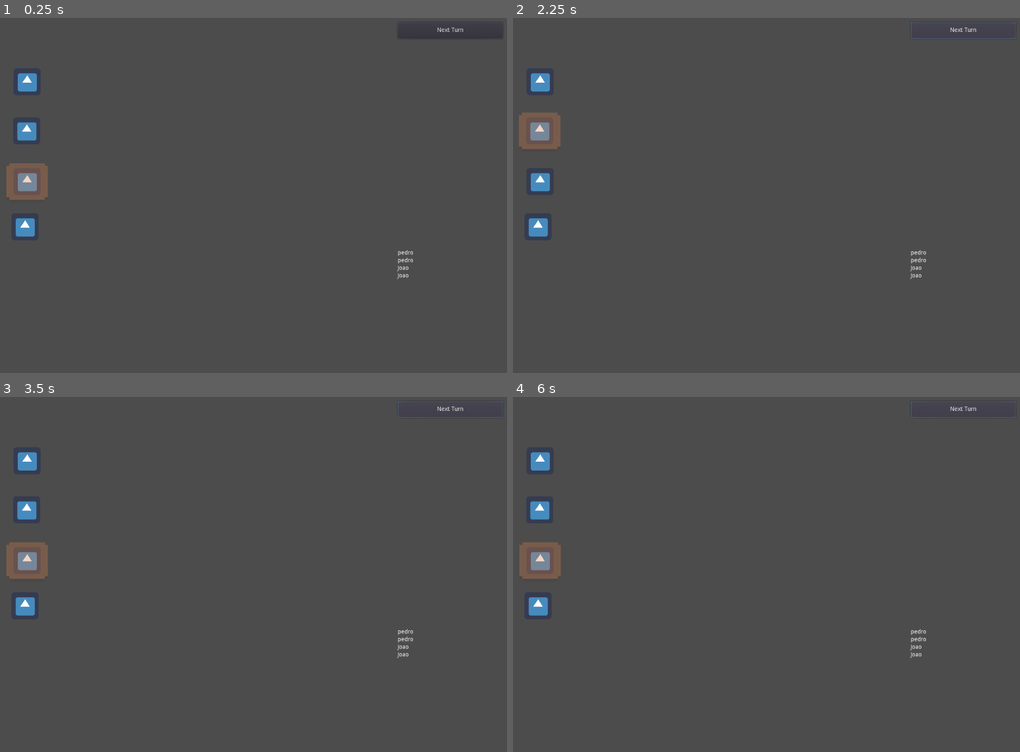
Above: before the commit, frames 1-4 (two rows, left to right).
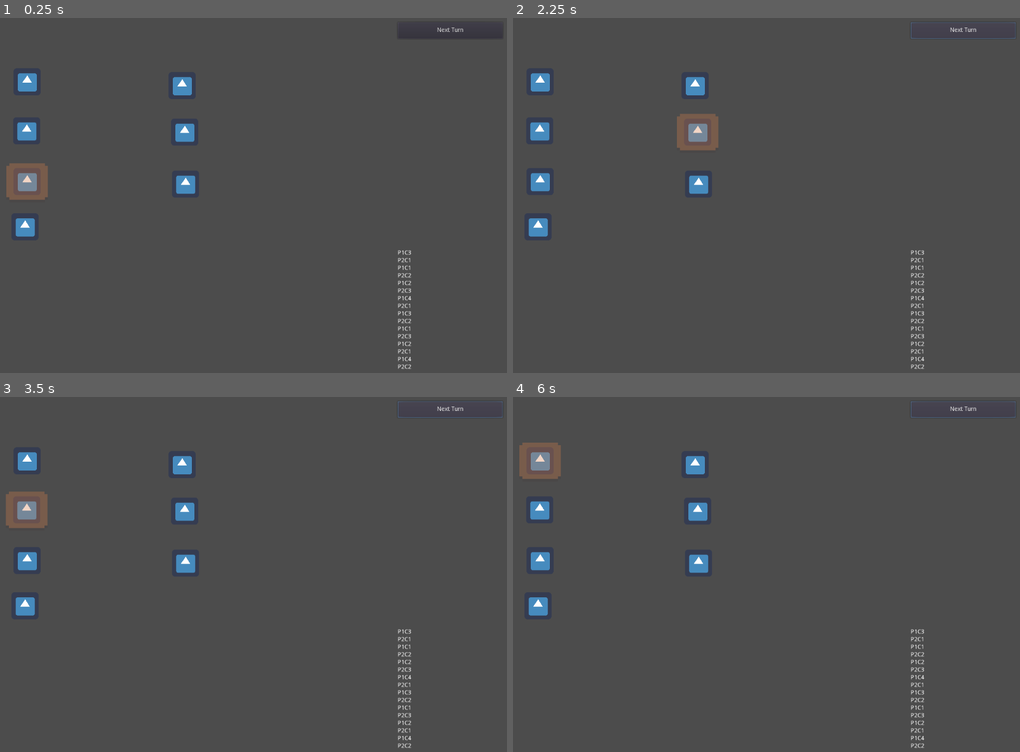
Above: after the commit, the same moments.

Repository: SiTOTG/Magic-Wars
Game: Godot game, scene res://Main.tscn
Same seed, same stepped clock (60 frames per second), same inputs: the game is played once before the commit and once after it. The engine's default icon, where the game draws it, is replaced by a stand-in: a white triangle on a blue panel in a dark square.
Inputs:
- Up to frame 1 (0.25 s): no input
- Up to frame 2 (2.25 s): click "Next Turn" at 0.5 s; click "Next Turn" at 1.25 s; click "Next Turn" at 2 s
- Up to frame 3 (3.5 s): tap Enter at 2.75 s
- Up to frame 4 (6 s): tap Space at 3.5, 5 s; tap Enter at 4.25, 5.75 s

The runs differ from the first frame. In frame 1, 0.9% of the frame differs, in the area x 34-82%, y 16-99%; in frame 2, 2.4%; in frame 3, 2.6%, in the area x 1-82%, y 16-99%; in frame 4, 2.6%.

Commit message:
Two Player Turn Order

Diff:
--- a/Character/Dummy/Dummy2.tres
+++ b/Character/Dummy/Dummy2.tres
@@ -3,6 +3,7 @@
 [ext_resource path="res://Character/Character.gd" type="Script" id=2]
 
 [resource]
+resource_local_to_scene = true
 script = ExtResource( 2 )
 speed = 2
-characterName = "pedro"
+characterName = "P1C3"
--- a/Main.tscn
+++ b/Main.tscn
@@ -1,25 +1,71 @@
-[gd_scene load_steps=5 format=2]
+[gd_scene load_steps=12 format=2]
 
 [ext_resource path="res://Character/Dummy/CharacterNode1.tscn" type="PackedScene" id=1]
 [ext_resource path="res://Main.gd" type="Script" id=2]
 [ext_resource path="res://World/TurnOrder/TurnOrder.tscn" type="PackedScene" id=3]
 [ext_resource path="res://Character/Dummy/CharacterNode2.tscn" type="PackedScene" id=4]
+[ext_resource path="res://Character/Character.gd" type="Script" id=5]
+
+[sub_resource type="Resource" id=1]
+script = ExtResource( 5 )
+speed = 1
+characterName = "P1C1"
+
+[sub_resource type="Resource" id=2]
+script = ExtResource( 5 )
+speed = 1
+characterName = "P1C2"
+
+[sub_resource type="Resource" id=3]
+script = ExtResource( 5 )
+speed = 1
+characterName = "P1C4"
+
+[sub_resource type="Resource" id=4]
+script = ExtResource( 5 )
+speed = 1
+characterName = "P2C1"
+
+[sub_resource type="Resource" id=5]
+script = ExtResource( 5 )
+speed = 1
+characterName = "P2C2"
+
+[sub_resource type="Resource" id=6]
+script = ExtResource( 5 )
+speed = 1
+characterName = "P2C3"
 
 [node name="Main" type="Node2D"]
 script = ExtResource( 2 )
 
-[node name="CharacterNode1" parent="." instance=ExtResource( 1 )]
-position = Vector2( 67, 151 )
-
-[node name="CharacterNode2" parent="." instance=ExtResource( 1 )]
-position = Vector2( 66, 267 )
-
-[node name="CharacterNode3" parent="." instance=ExtResource( 4 )]
-position = Vector2( 67, 387 )
-
-[node name="CharacterNode4" parent="." instance=ExtResource( 4 )]
-position = Vector2( 62, 494 )
-
 [node name="CanvasLayer" type="CanvasLayer" parent="."]
 
 [node name="TurnOrder" parent="CanvasLayer" instance=ExtResource( 3 )]
+
+[node name="CharacterNode1" parent="." groups=["P1 Characters"] instance=ExtResource( 1 )]
+position = Vector2( 67, 151 )
+character = SubResource( 1 )
+
+[node name="CharacterNode2" parent="." groups=["P1 Characters"] instance=ExtResource( 1 )]
+position = Vector2( 66, 267 )
+character = SubResource( 2 )
+
+[node name="CharacterNode3" parent="." groups=["P1 Characters"] instance=ExtResource( 4 )]
+position = Vector2( 67, 387 )
+
+[node name="CharacterNode4" parent="." groups=["P1 Characters"] instance=ExtResource( 4 )]
+position = Vector2( 62, 494 )
+character = SubResource( 3 )
+
+[node name="CharacterNode5" parent="." groups=["P2 Characters"] instance=ExtResource( 4 )]
+position = Vector2( 433, 160 )
+character = SubResource( 4 )
+
+[node name="CharacterNode6" parent="." groups=["P2 Characters"] instance=ExtResource( 4 )]
+position = Vector2( 439, 270 )
+character = SubResource( 5 )
+
+[node name="CharacterNode7" parent="." groups=["P2 Characters"] instance=ExtResource( 4 )]
+position = Vector2( 441, 393 )
+character = SubResource( 6 )
--- a/World/TurnOrder/TurnOrder.gd
+++ b/World/TurnOrder/TurnOrder.gd
@@ -2,28 +2,67 @@
 
 onready var character_list_ui = $ListArea/CharacterList
 onready var current_turn_indicator = $CurrentTurnIndicator
-var character_order := []
+var Players := {
+	"P1 Characters" : {"TurnOrder": [],
+		"CurrentTurn": null},
+	"P2 Characters" : {"TurnOrder": [],
+		"CurrentTurn": null}
+
+}
 var current_turn: CharacterNode = null
+var player_order: Array = []
+var global_turn_order: Array = []
+
+export (int, 1, 20) var max_display_turns = 16
 
 func _ready():
-	for character_node in get_tree().get_nodes_in_group("Characters"):
-		if character_node is CharacterNode:
-			character_order.append(character_node)
+	for group in Players:
+		for character_node in get_tree().get_nodes_in_group(group):
+			if character_node is CharacterNode:
+				Players[group].TurnOrder.append(character_node)
 
-	character_order.sort_custom(SpeedSorter, "sort_speed")
-	current_turn = character_order[0]
+		Players[group].TurnOrder.sort_custom(SpeedSorter, "sort_speed")
+	#Decide if character_order_1[0] or character_order_2[0] is faster
+	if Players["P1 Characters"].TurnOrder[0].character.speed > Players["P2 Characters"].TurnOrder[0].character.speed:
+		current_turn = Players["P1 Characters"].TurnOrder[0]
+		player_order = ["P1 Characters", "P2 Characters"]
+	else:
+		current_turn = Players["P2 Characters"].TurnOrder[0]
+		player_order = ["P2 Characters", "P1 Characters"]
+	calculate_turn_order()
 	update_ui()
 
+func calculate_turn_order():
+	global_turn_order.clear()
+	for i in range(max_display_turns):
+		var player = player_order[i%2]
+		var character = int(floor(i/2))%Players[player].TurnOrder.size()
+		global_turn_order.append(Players[player].TurnOrder[character])
+
 func update_ui():
+	var first_player = get_player(current_turn)
 	for child in character_list_ui.get_children():
 		character_list_ui.remove_child(child)
 
-	for character_node in character_order:
+	for character_node in global_turn_order:
 		var label = Label.new()
 		label.text = character_node.character.characterName
 		character_list_ui.add_child(label)
 
+	#for character in group("Characters")
+#	for character_node in character_order:
+#		var label = Label.new()
+#		label.text = character_node.character.characterName
+#		character_list_ui.add_child(label)
+
 	update_turn_ui()
+
+func get_player(character : CharacterNode):
+	for group in character.get_groups():
+		if group in Players:
+			return group
+	return null
+
 
 func update_turn_ui():
 	if current_turn:
@@ -37,6 +76,6 @@
 		return a.character.speed > b.character.speed
 
 func _on_NextTurnButton_pressed():
-	var idx = (character_order.find(current_turn) + 1) % character_order.size()
-	current_turn = character_order[idx]
+	var idx = (global_turn_order.find(current_turn) + 1) % global_turn_order.size()
+	current_turn = global_turn_order[idx]
 	update_turn_ui()
